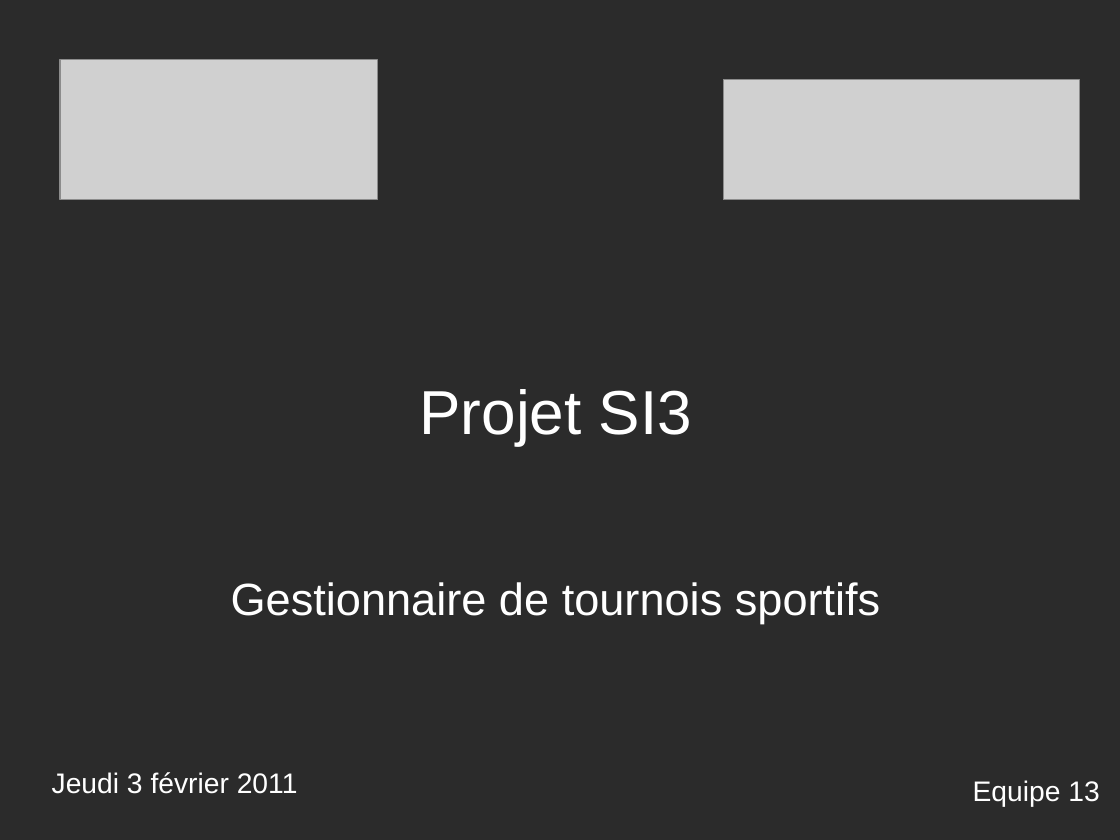
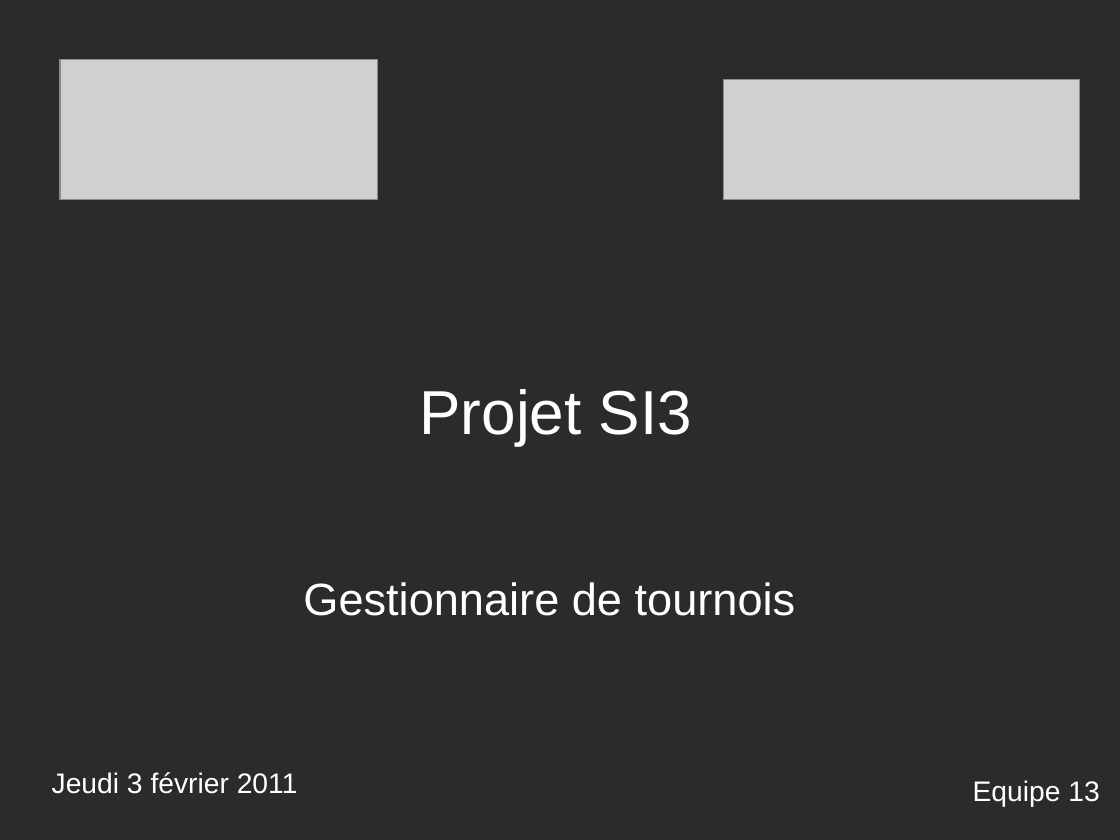
Before and after one commit to fungiboletus/JTournoi, a slide deck: slide 1 of prez.odp. Drawn at 1120x840 pixels with LibreOffice and Linux fonts; fonts in the diff are those of the drawing; grey boxes stand for pictures; background and template pictures are left out; a plain dark background stands for a picture behind light text. Boxes give left, top, right and bottom in pixels: in the first picture for what was removed or moved away, otherwise in the second. Text is boxed around its words. In the diff, an @@ line names an element or a change of style, - is before the commit and + after.

```diff
--- a/prez.odp
+++ b/prez.odp
@@ subtitle at bbox=[303, 582, 796, 616]: text changed @@
-Gestionnaire de tournois sportifs
+Gestionnaire de tournois
```
Also in this commit, not shown: 2 other slides changed, 2 other files.
